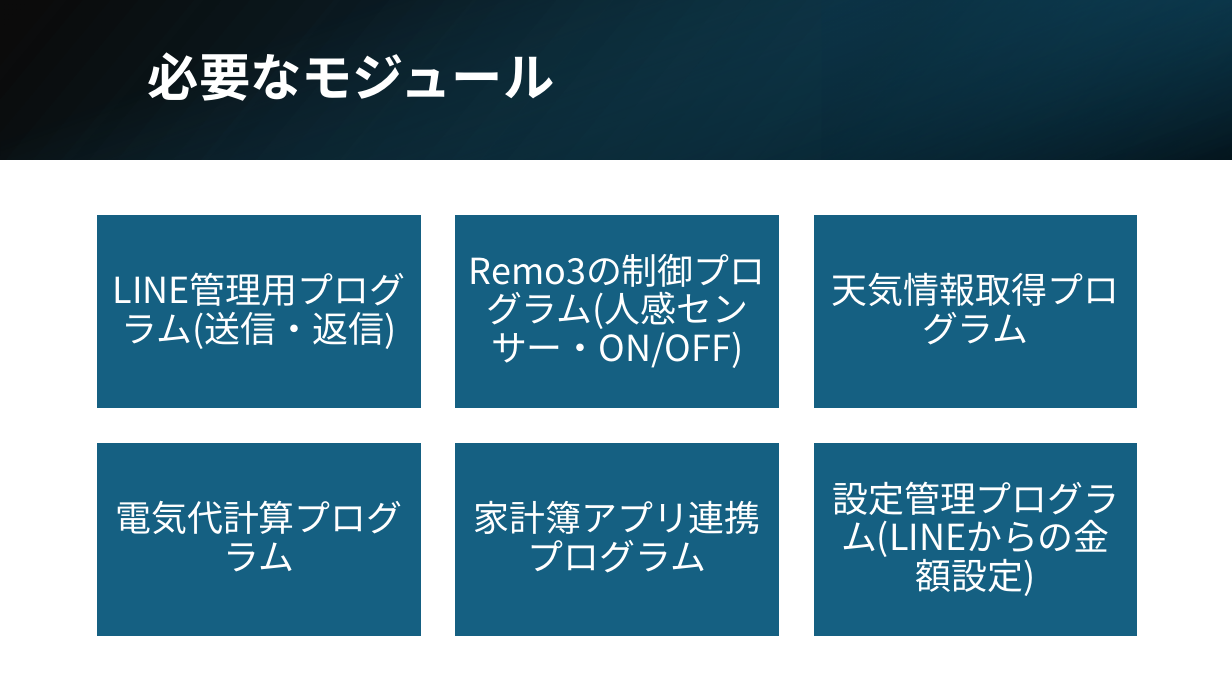
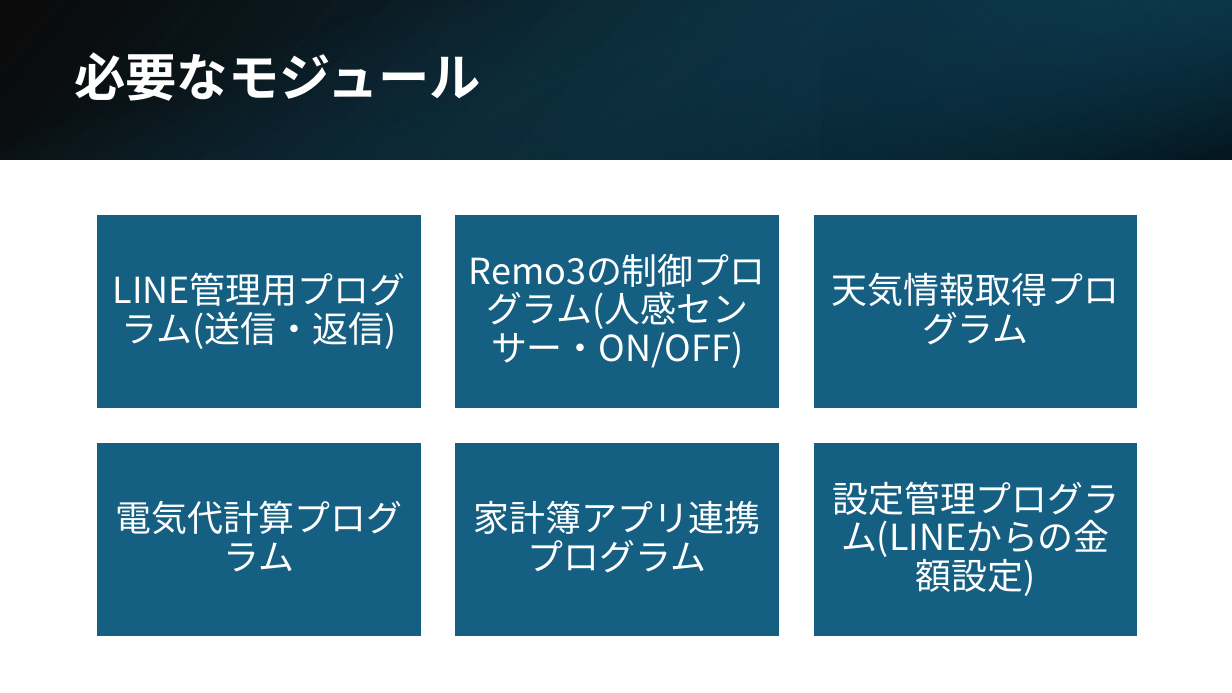
Before and after one commit to RUSAEXP1EMB2025/group10, a slide deck: slide 9 of 資料/中間発表資料.pptx. Drawn at 1232x693 pixels with LibreOffice and Linux fonts; fonts in the diff are those of the drawing. Boxes give left, top, right and bottom in pixels: in the first picture for what was removed or moved away, otherwise in the second. Text is boxed around its words. In the diff, an @@ line names an element or a change of style, - is before the commit and + after.

```diff
--- a/資料/中間発表資料.pptx
+++ b/資料/中間発表資料.pptx
@@ title "必要なモジュール": place and size @@
-title "必要なモジュール" at box(148, 52, 555, 101)
+title "必要なモジュール" at box(74, 52, 481, 101)
```
Also in this commit, not shown: 2 other slides changed, 2 slides added.
